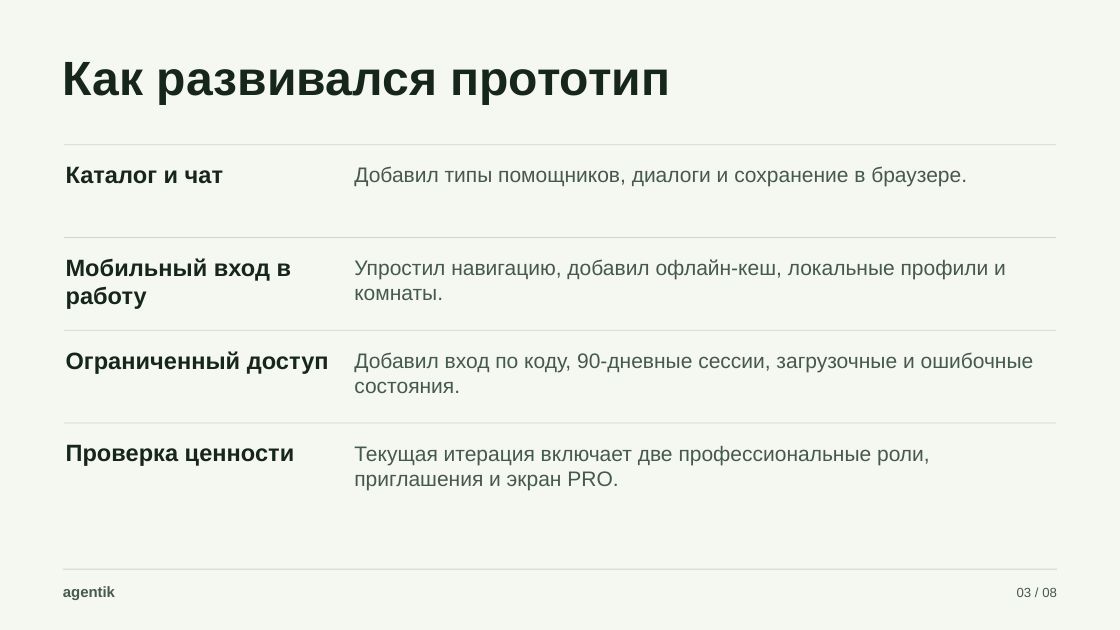
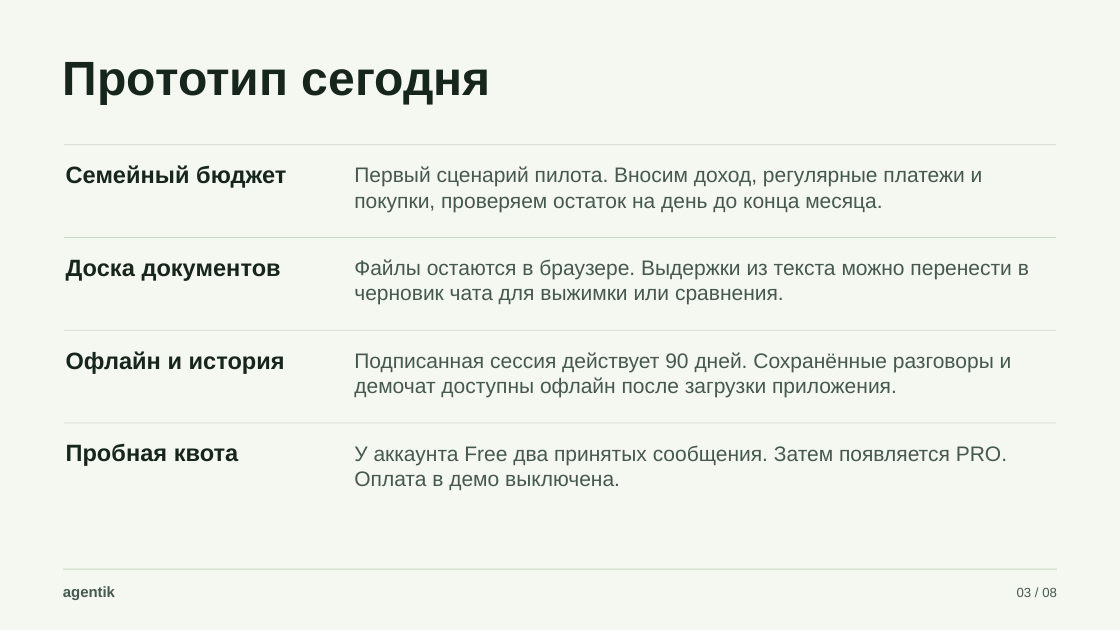
Before and after one commit to SergeyBukharev/agentik, a slide deck: slide 3 of docs/agentik-product-story.pptx. Drawn at 1120x630 pixels with LibreOffice and Linux fonts; fonts in the diff are those of the drawing. Boxes give left, top, right and bottom in pixels: in the first picture for what was removed or moved away, otherwise in the second. Text is boxed around its words. In the diff, an @@ line names an element or a change of style, - is before the commit and + after.

```diff
--- a/docs/agentik-product-story.pptx
+++ b/docs/agentik-product-story.pptx
@@ text at [63, 62, 491, 105]: text changed @@
-Как развивался прототип
+Прототип сегодня
@@ text at [66, 165, 286, 188]: text changed @@
-Каталог и чат
+Семейный бюджет
@@ text at [354, 166, 983, 212]: text changed @@
-Добавил типы помощников, диалоги и сохранение в браузере.
+Первый сценарий пилота. Вносим доход, регулярные платежи и покупки, проверяем остаток на день до конца месяца.
@@ text at [66, 259, 281, 281]: text changed @@
-Мобильный вход в работу
+Доска документов
@@ text at [354, 259, 1029, 305]: text changed @@
-Упростил навигацию, добавил офлайн-кеш, локальные профили и комнаты.
+Файлы остаются в браузере. Выдержки из текста можно перенести в черновик чата для выжимки или сравнения.
@@ text at [66, 351, 285, 374]: text changed @@
-Ограниченный доступ
+Офлайн и история
@@ text at [354, 352, 1012, 398]: text changed @@
-Добавил вход по коду, 90-дневные сессии, загрузочные и ошибочные состояния.
+Подписанная сессия действует 90 дней. Сохранённые разговоры и демочат доступны офлайн после загрузки приложения.
@@ text at [66, 443, 239, 466]: text changed @@
-Проверка ценности
+Пробная квота
@@ text at [354, 445, 1007, 490]: text changed @@
-Текущая итерация включает две профессиональные роли, приглашения и экран PRO.
+У аккаунта Free два принятых сообщения. Затем появляется PRO. Оплата в демо выключена.
```
Also in this commit, not shown: 6 other slides changed, 1 slide added, 1 slide removed, 50 other files.
